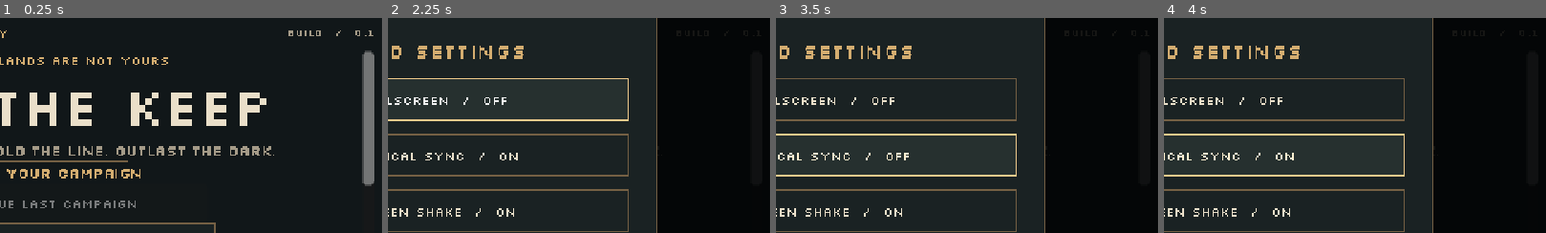
Above: before the commit, frames 1-4 (left to right).
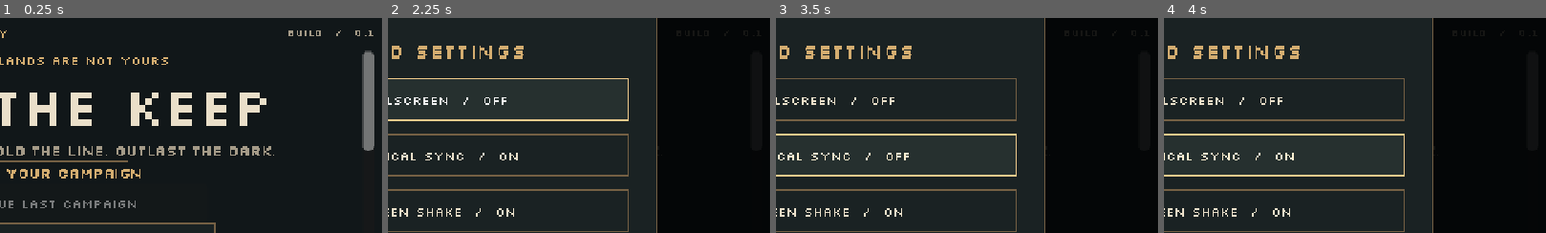
Above: after the commit, the same moments.

Repository: shimleabyte/hold-the-keep
Game: Godot game, scene res://scenes/main.tscn
Same seed, same stepped clock (60 frames per second), same inputs: the game is played once before the commit and once after it.
Inputs:
- Up to frame 1 (0.25 s): no input
- Up to frame 2 (2.25 s): click "ENTER CLASSIC" at 0.5 s; click "ENTER CLASSIC" at 1.25 s; click "SETTINGS" at 2 s
- Up to frame 3 (3.5 s): click "VERTICAL SYNC / ON" at 2.75 s
- Up to frame 4 (4 s): click "VERTICAL SYNC / OFF" at 3.5 s
The pictures show only the part of the screen within x 44-94%, y 8-58%; the shares and areas given below are measured in that part.

The runs differ from the first frame. In frame 1, 0.5% of the frame differs, in the area x 94-98%, y 59-79%; in frame 2, less than 0.1%; in frame 3, less than 0.1%; in frame 4, less than 0.1%.

Commit message:
feat: expose Frontier Expedition on the title screen (#124)
* feat: expose Frontier Expedition on the title screen

* test: verify all campaign profiles are selectable at launch

Diff:
--- a/scripts/ui/title_screen.gd
+++ b/scripts/ui/title_screen.gd
@@ -140,6 +140,14 @@
         "frontier"
     ))
 
+    modes.add_child(_mode_card(
+        "03  /  EXPEDITION",
+        "BEYOND THE FRONTIER",
+        "A vast 192 × 192 world. Survey sealed crossings, uncover four outer marches and establish routes to rival strongholds.",
+        "ENTER EXPEDITION",
+        "frontier_expedition"
+    ))
+
     var footer := HBoxContainer.new()
     content.add_child(footer)
     var note := _label("NO ROAD IS SAFE. NO WINTER IS KIND.", 7, MUTED)
--- a/tests/frontier_expedition.gd
+++ b/tests/frontier_expedition.gd
@@ -18,6 +18,27 @@
     DirAccess.remove_absolute("user://save.json")
     DirAccess.remove_absolute("user://save.tmp")
     DirAccess.remove_absolute("user://save.bak")
+
+    var title_script: Script = load("res://scripts/ui/title_screen.gd")
+    var title_screen = title_script.new()
+    root.add_child(title_screen)
+    await process_frame
+    var campaign_options = title_screen.find_child("CampaignOptions", true, false)
+    assert(campaign_options != null and campaign_options.get_child_count() == 3,
+        "The title screen must expose Classic, Frontier and Frontier Expedition")
+    var selected_profile := [""]
+    title_screen.mode_selected.connect(func(profile_id: String) -> void:
+        selected_profile[0] = profile_id
+    )
+    var expected_profiles := ["classic", "frontier", "frontier_expedition"]
+    for index in expected_profiles.size():
+        var card = campaign_options.get_child(index)
+        var enter_button := card.get_child(0).get_child(3) as Button
+        enter_button.pressed.emit()
+        assert(selected_profile[0] == expected_profiles[index],
+            "Title-screen campaign card %d must select %s" % [index + 1, expected_profiles[index]])
+    title_screen.queue_free()
+    await process_frame
 
     var previous_profile: String = settings.world_profile
     assert(world_config.apply_profile("frontier_expedition"),
